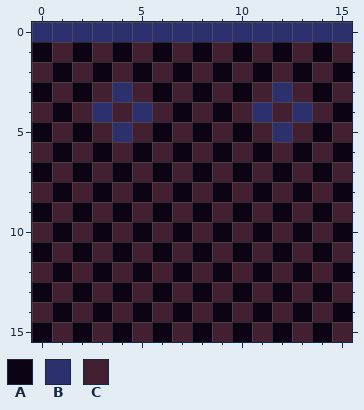
Two states of a pixel-art sprite, data/base/gfx/game/tile/base/wall_t.png. This is how it looked before the edit.
The file is 16x16 pixels.
Palette (. is transparent): A #0c0415  B #2c316d  C #421f31
Pixels before, first column x 0:
 0 BBBBBBBBBBBBBBBB
 1 ACACACACACACACAC
 2 CACACACACACACACA
 3 ACACBCACACACBCAC
 4 CACBCBCACACBCBCA
 5 ACACBCACACACBCAC
 6 CACACACACACACACA
 7 ACACACACACACACAC
 8 CACACACACACACACA
 9 ACACACACACACACAC
10 CACACACACACACACA
11 ACACACACACACACAC
12 CACACACACACACACA
13 ACACACACACACACAC
14 CACACACACACACACA
15 ACACACACACACACAC
Now the later version:
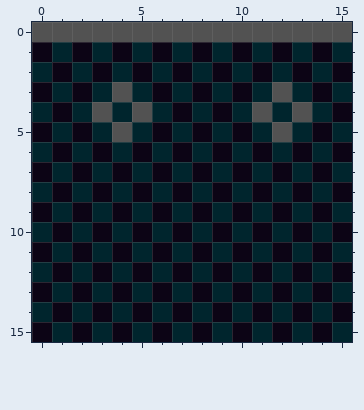
Log entry: Base wall color palette changed
Change:
{"colour":"B","old":"#2c316d","new":"#525252"}
{"colour":"C","old":"#421f31","new":"#00252d"}
{"label":"changed","picture_box":[32,22,352,342]}
